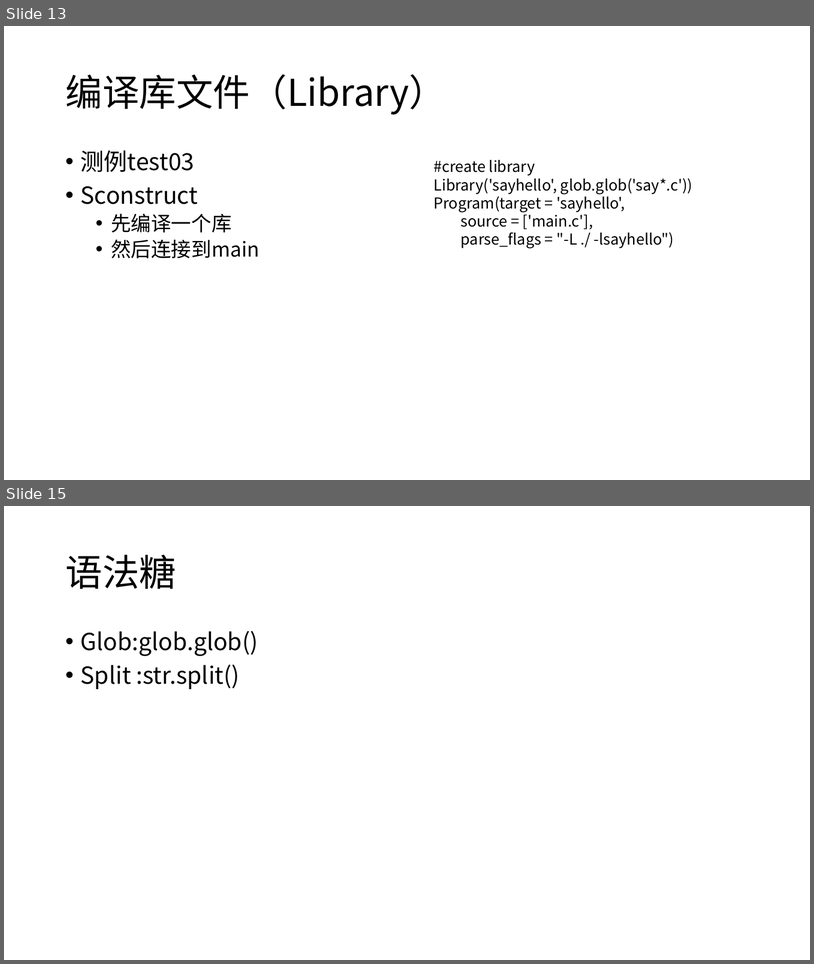
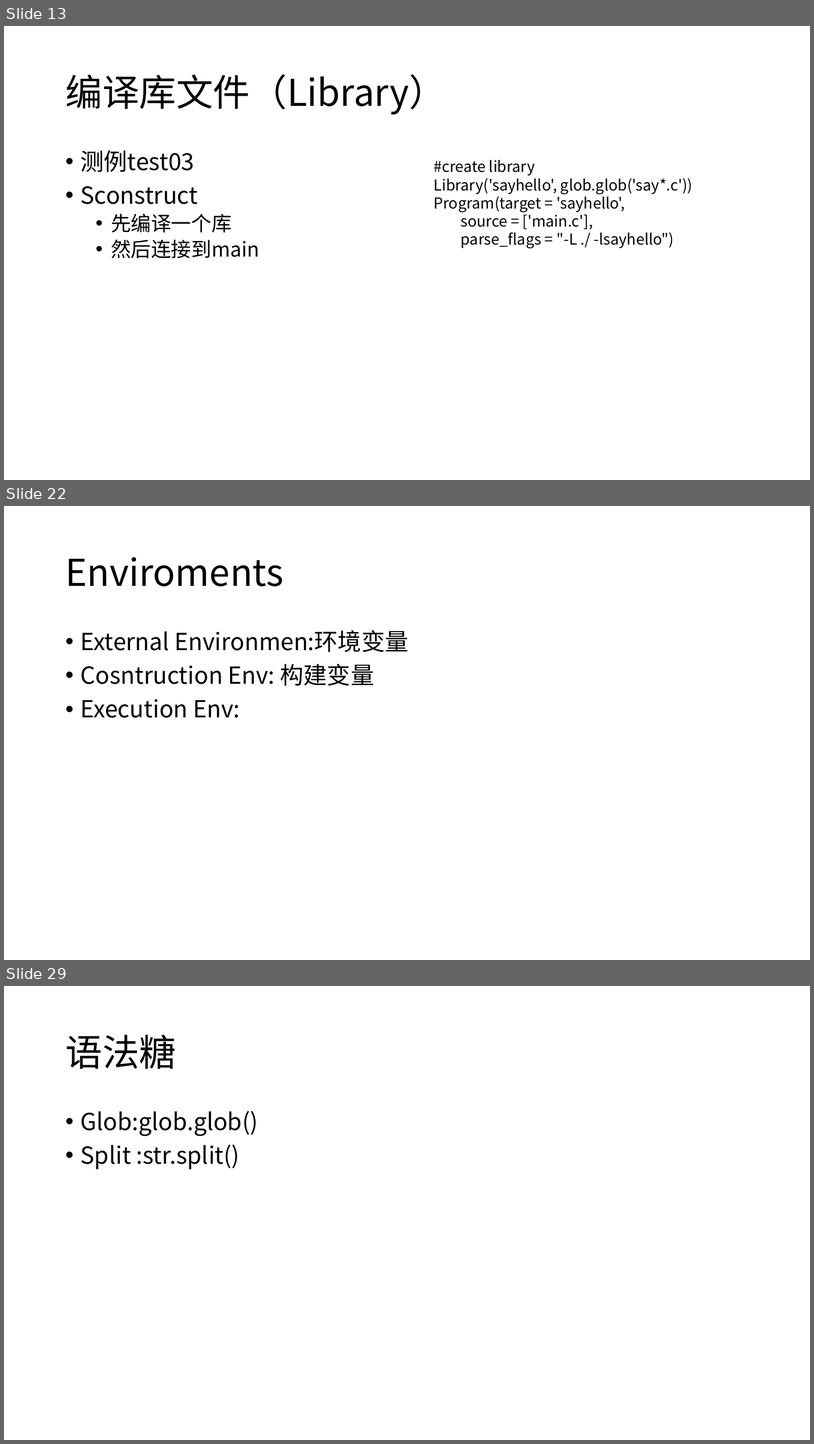
Before and after one commit to h8d9123/CSGamePhysicalEngine, a slide deck: example/learnscons/learnscons.pptx. Shown one above the other, each under a label of ours: slides 13 and 15 before the commit, slides 13, 22 and 29 after it; the slides between them are not shown. The pictures are 814x964 and 814x1444 pixels, drawn with LibreOffice and Linux fonts; fonts in the diff are those of the drawing. Boxes give left, top, right and bottom in pixels: in the first picture for what was removed or moved away, otherwise in the second. Text is boxed around its words. In the diff, an @@ line names an element or a change of style, - is before the commit and + after.

```diff
--- a/example/learnscons/learnscons.pptx
+++ b/example/learnscons/learnscons.pptx
@@ slide 22 added at [4, 506, 810, 960], background #FFFFFF @@
@@ title added at [65, 557, 284, 586], 44 pt, text #000000 @@
+Enviroments
@@ text added at [81, 630, 409, 718], 28 pt, text #000000 @@
+• External Environmen:环境变量
+• Cosntruction Env: 构建变量
+• Execution Env:
@@ what was slide 15 is now slide 29 @@
```
Also in this commit, not shown: 1 slide changed, 14 other slides added, 1 slide removed, 21 other files.
